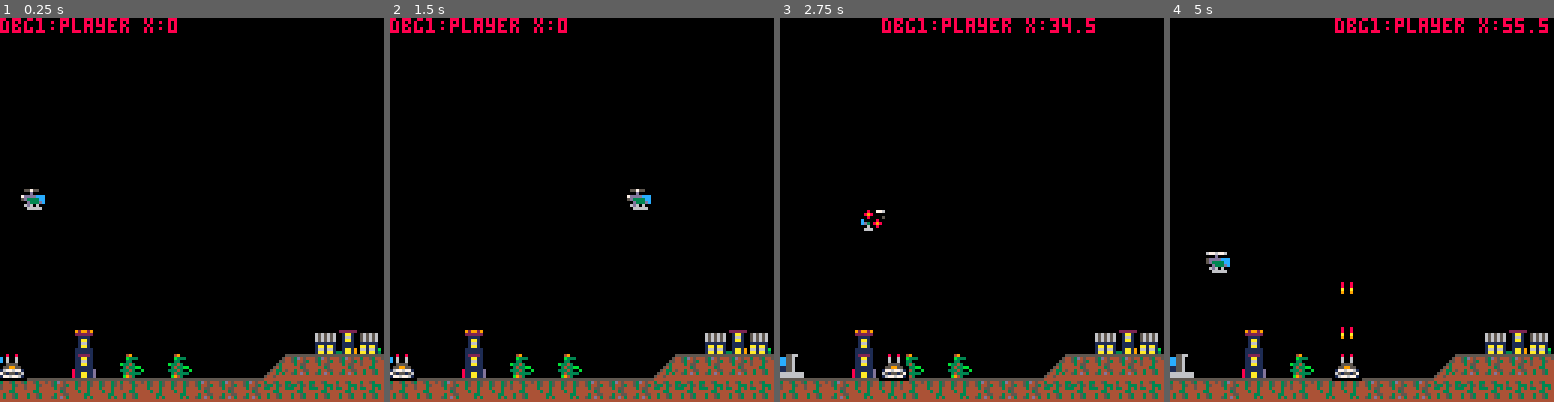
Above: before the commit, frames 1-4 (left to right).
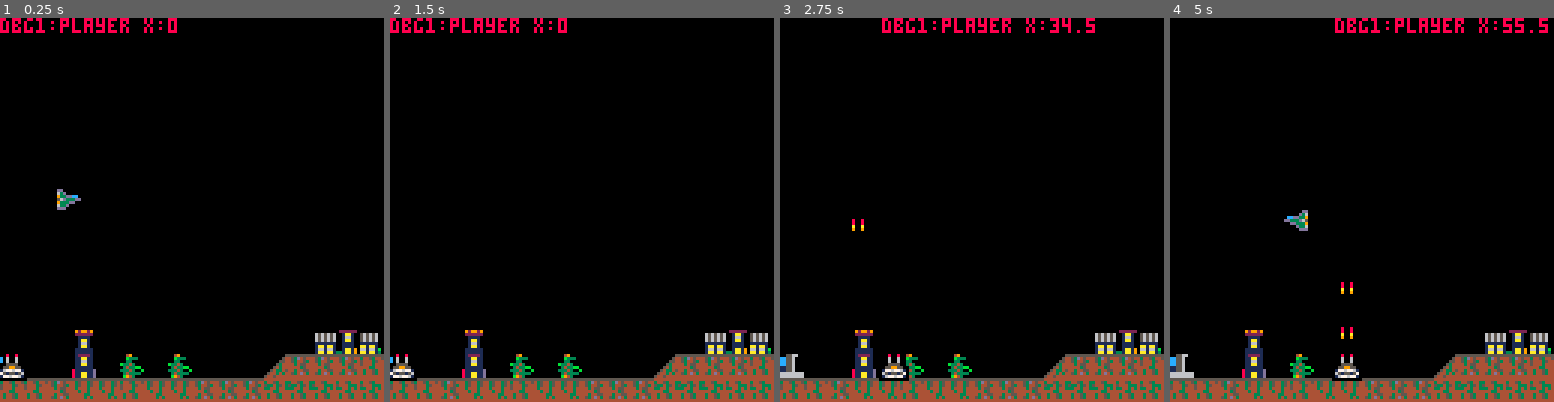
Above: after the commit, the same moments.

Repository: lauripaulo/pico8-games
Game: PICO-8 cartridge picotank/picotank.p8
The game is run twice, just before and just after one commit, with the same random seed, the same clock (stepped at 60 frames per second) and the same inputs.
Inputs:
- Up to frame 1 (0.25 s): no input
- Up to frame 2 (1.5 s): no input
- Up to frame 3 (2.75 s): hold Right 1.6-2.1 s; hold Up 2.15-2.42 s; hold Right from 2.47 s (still down)
- Up to frame 4 (5 s): release Right at 3.03 s; hold Left 3.08-3.58 s; hold Right 4.02-4.68 s; hold Up from 4.73 s (still down)

The runs differ from the first frame. In frame 1, 0.4% of the frame differs, in the area x 5-22%, y 44-50%; in frame 2, 0.2%; in frame 3, 0.2%; in frame 4, 0.4%, in the area x 9-36%, y 50-67%.

Commit message:
Added level struct and jet enemy

Diff:
--- a/picotank/picotank.p8
+++ b/picotank/picotank.p8
@@ -14,10 +14,10 @@
   up=2
   down=3
   tics=0
+  points=0
   dbg={}
 
   cfg={
-    levels={},
     lvl_ypos=15 * 8,
     playspr={1, 2},
     terrspr={48, 49, 50},
@@ -32,8 +32,11 @@
     x=0,
     y=14 * 8,
     accel=1.5,
-    shots={}
-  }
+    shots={},
+    points=0,
+    shotdown=0
+  }
+  level=makelevel(1)
   enemies={
     list={},
     minx=-16,
@@ -50,6 +53,23 @@
   ex_emitters={}
   add(enemies.list, create_enemy())
   add(enemies.list, create_enemy())
+end
+
+function makelevel(level)
+  local cfg = nil
+ 	if level == 1 then
+		  cfg={
+		    enemytypes={
+		      "chopper",
+		      "jet"
+		    },
+		    maxvel=1.5,
+ 	    enemies=20,
+ 	    shotenemies=0,
+ 	    maxparallel=2
+		  }
+	 end
+	 return cfg
 end
 -->8
 -- common
@@ -83,11 +103,28 @@
 
 function create_enemy()
   local start_y=flr(rnd(80))
-  local enemy={
+  local enemy=nil
+  typ=rnd(#level.enemytypes)
+  if typ == 1 then
+  	 enemy=makechooper(start_y)
+  else
+  	 enemy=makejet(start_y)
+  end
+  enemy.dir=flr(rnd(2))
+  if enemy.dir == 0 then
+    enemy.x=-8
+  else
+    enemy.x=256 + 8
+  end
+  return enemy
+end
+
+function makechooper(start_y)
+  return {
     x=nil,
     y=start_y,
     shot=false,
-    type="chooper",
+    class="chooper",
     sprs={4, 5},
     timer=2,
     veloc=rnd(2) + 1,
@@ -98,13 +135,24 @@
     explspr=1,
     max_tics=20 -- how much time it takes to disapear.
   }
-  enemy.dir=flr(rnd(2))
-  if enemy.dir == 0 then
-    enemy.x=-8
-  else
-    enemy.x=256 + 8
-  end
-  return enemy
+end
+
+function makejet(start_y)
+  return {
+    x=nil,
+    y=start_y,
+    shot=false,
+    class="jet",
+    sprs={7, 8},
+    timer=3,
+    veloc=rnd(3) + 1,
+    yveloc=0,
+    dir=nil,
+    dead=false,
+    dead_tics=0,
+    explspr=1,
+    max_tics=15 -- how much time it takes to disapear.
+  }
 end
 
 -->8
@@ -173,19 +221,21 @@
       del(enemies.list, enemy)
       add_exp(enemy.x, enemy.y)
     end
-    if enemy.type == "chooper" then
+    if enemy.class == "chooper"
+    or enemy.class == "jet"
+    then
       if enemy.dir == 0 then
         enemy.x=enemy.x + enemy.veloc
         if enemy.x > 256 + 8 then
-		  del(enemies.list, enemy)
-	    end
-      else
-	    enemy.x=enemy.x - enemy.veloc
-	    if enemy.x < -8 then
-		  del(enemies.list, enemy)
-	    end
-	  end
-    end
+    		  del(enemies.list, enemy)
+	     end
+    else
+	     enemy.x=enemy.x - enemy.veloc
+	     if enemy.x < -8 then
+		      del(enemies.list, enemy)
+	     end
+	   end
+  end
   end
 end
 
@@ -274,7 +324,9 @@
 
 function draw_enemies()
   for enemy in all(enemies.list) do
-    if enemy.type == "chooper" then
+    if enemy.class == "chooper"
+    or enemy.class == "jet"
+    then
       local s=enemy.sprs[1]
       if tics % enemy.timer == 0 then s=enemy.sprs[2] end
 			   if enemy.dir == 0 then
